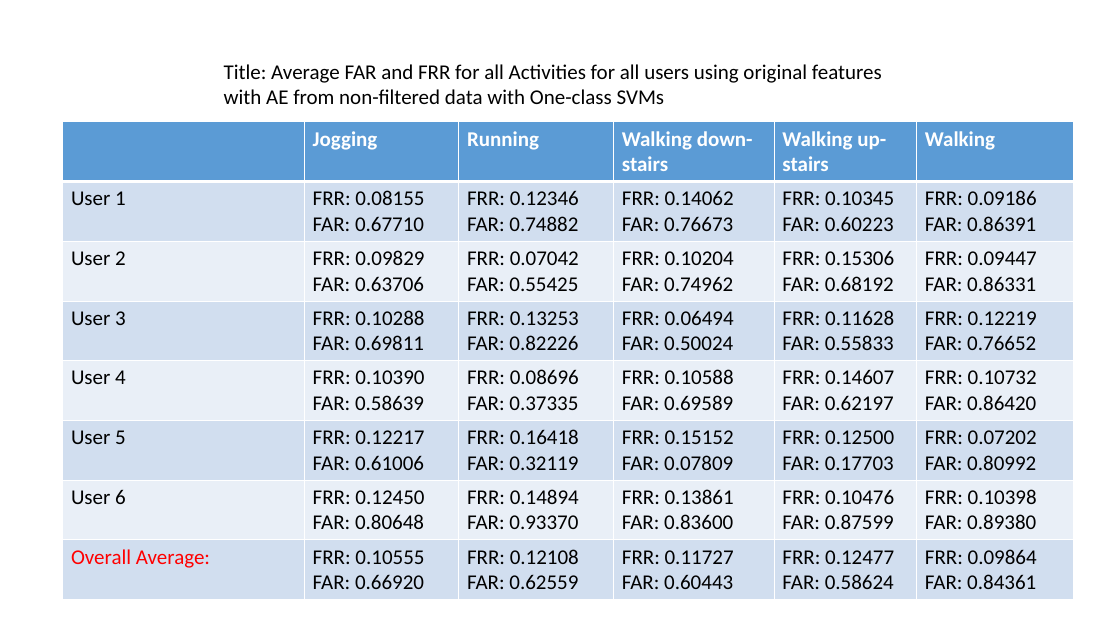
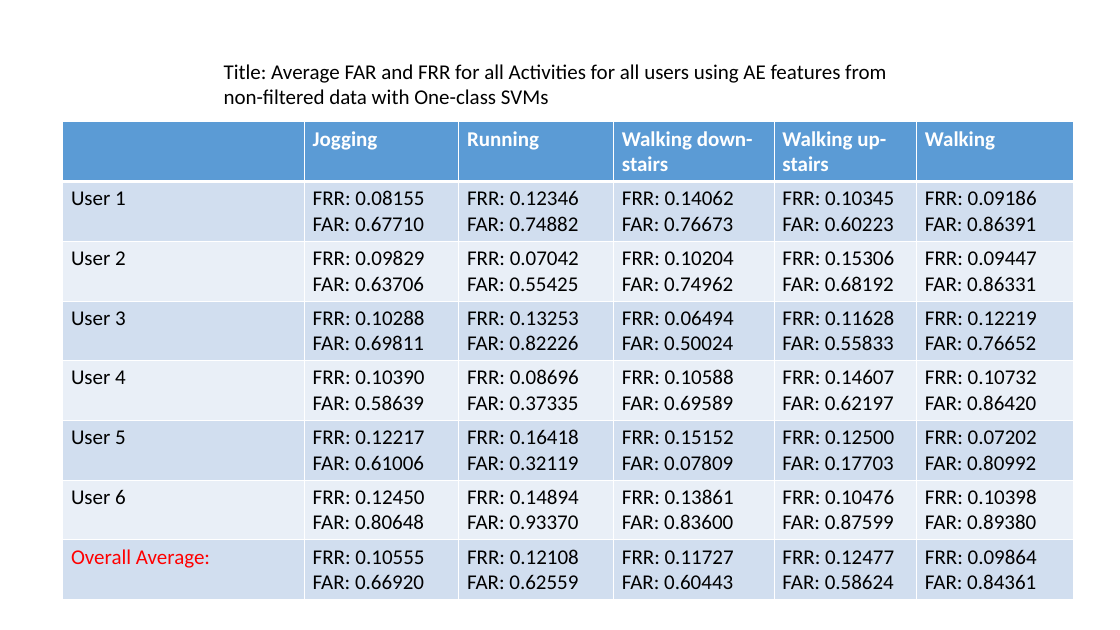
Before and after one commit to Elsee/Thesis, a slide deck: slide 2 of report SVM handcrafted and PCA/User-authentication with Once-Class SVM after AE.pptx. Drawn at 1120x630 pixels with LibreOffice and Linux fonts; fonts in the diff are those of the drawing. Boxes give left, top, right and bottom in pixels: in the first picture for what was removed or moved away, otherwise in the second. Text is boxed around its words. In the diff, an @@ line names an element or a change of style, - is before the commit and + after.

```diff
--- a/report SVM handcrafted and PCA/User-authentication with Once-Class SVM after AE.pptx
+++ b/report SVM handcrafted and PCA/User-authentication with Once-Class SVM after AE.pptx
@@ text at (x1=224, y1=64, x2=886, y2=104): text changed @@
-Title: Average FAR and FRR for all Activities for all users using original features with AE from non-filtered data with One-class SVMs
+Title: Average FAR and FRR for all Activities for all users using AE features from non-filtered data with One-class SVMs
```
Also in this commit, not shown: 2 other slides changed, 6 other files.
